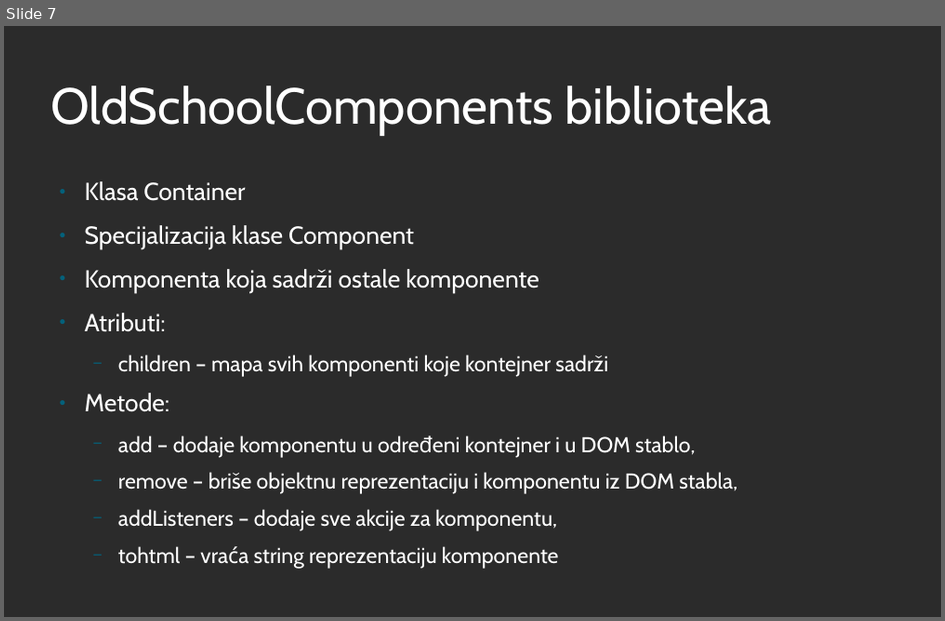
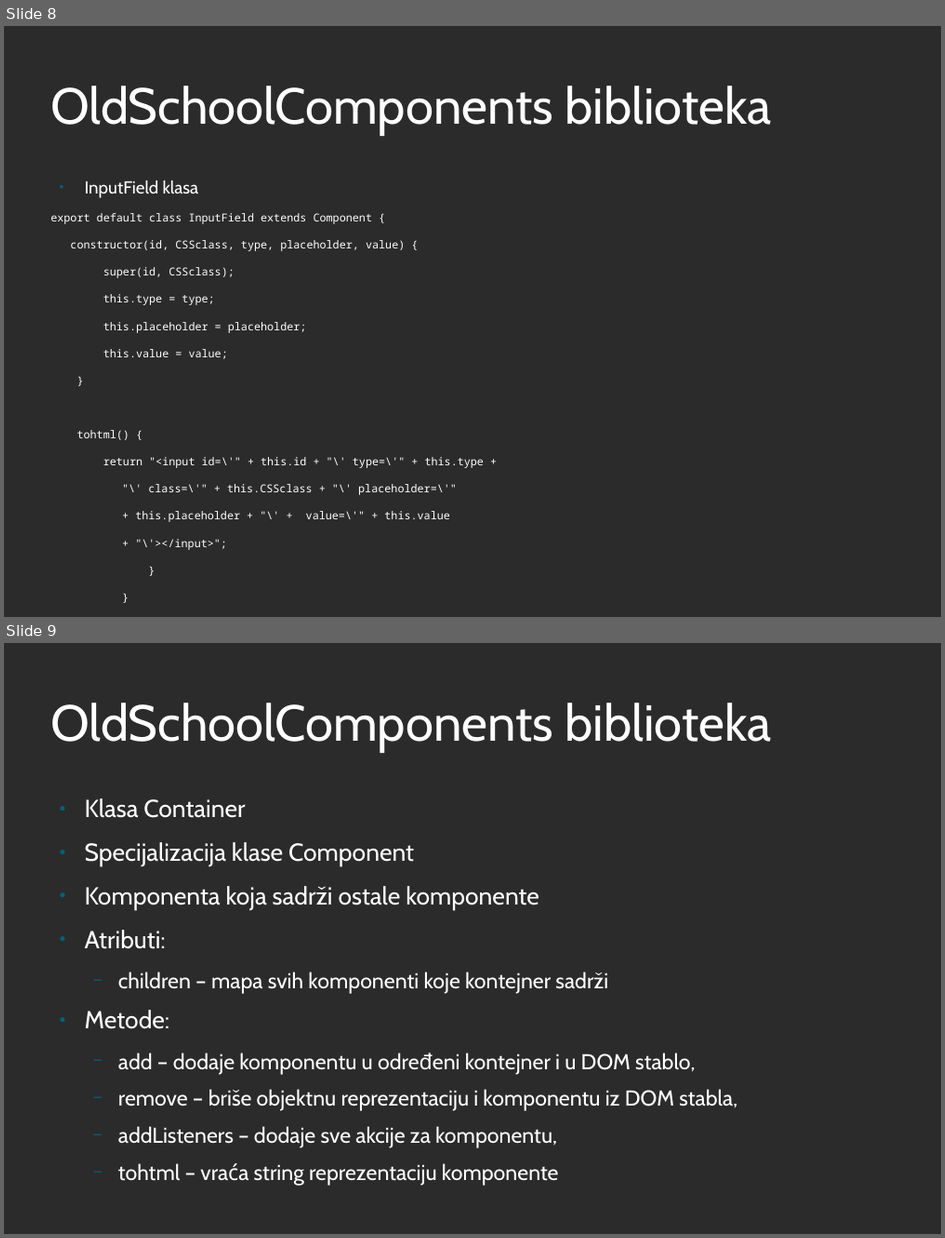
Before and after one commit to iv17/MScThesis, a slide deck: IvanaSavinPresentation.odp. Shown one above the other, each under a label of ours: slide 7 before the commit, slides 8 and 9 after it. The pictures are 945x621 and 945x1238 pixels, drawn with LibreOffice and Linux fonts; fonts in the diff are those of the drawing; background and template pictures are left out; a plain dark background stands for a picture behind light text. Boxes give left, top, right and bottom in pixels: in the first picture for what was removed or moved away, otherwise in the second. Text is boxed around its words. In the diff, an @@ line names an element or a change of style, - is before the commit and + after.

Commit message:
presentation

```diff
--- a/IvanaSavinPresentation.odp
+++ b/IvanaSavinPresentation.odp
@@ slide 8 added at (4,26,941,617), background picture (left out) @@
@@ title added at (50,86,772,135), 51 pt, text #FFFFFF @@
+OldSchoolComponents biblioteka
@@ text added at (50,180,485,522), 11 pt, text #FFFFFF @@
+● InputField klasa
+export default class InputField extends Component {
+constructor(id, CSSclass, type, placeholder, value) {
+super(id, CSSclass);
+this.type = type;
+this.placeholder = placeholder;
+this.value = value;
+}
+tohtml() {
+return "<input id=\'" + this.id + "\' type=\'" + this.type +
+"\' class=\'" + this.CSSclass + "\' placeholder=\'"
++ this.placeholder + "\' + value=\'" + this.value
++ "\'></input>";
+}
+}
@@ what was slide 7 is now slide 9 @@
```
Also in this commit, not shown: 7 other slides added, 1 slide removed, 1 other file.
